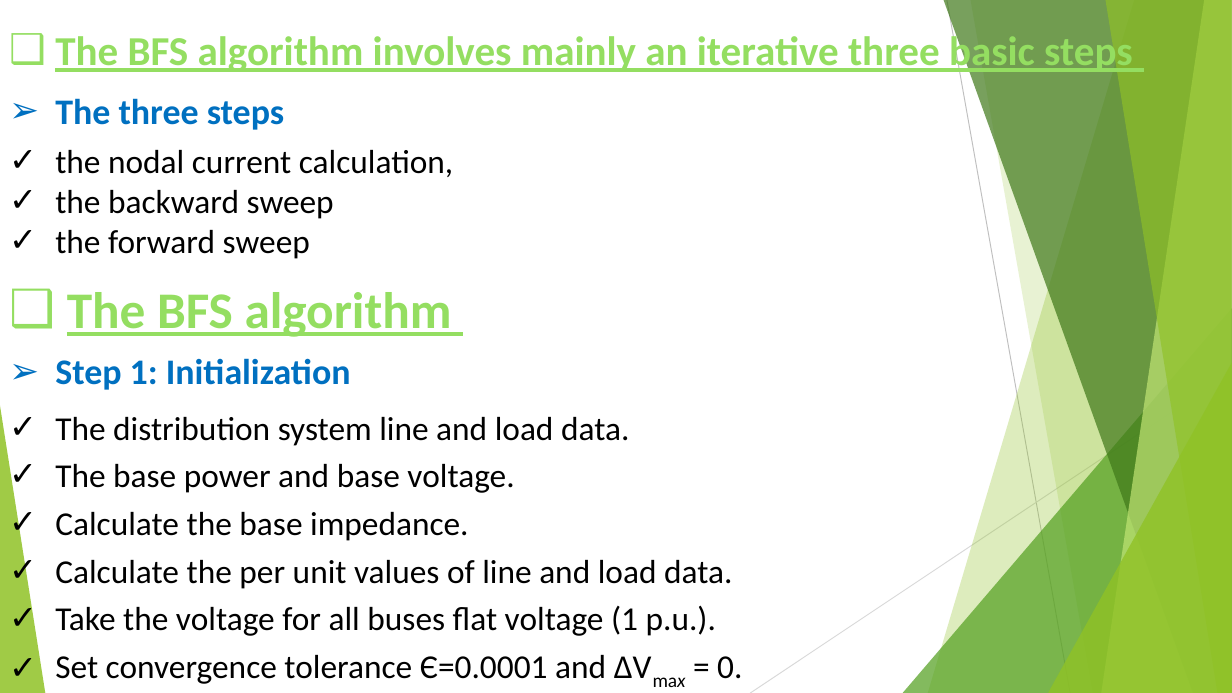
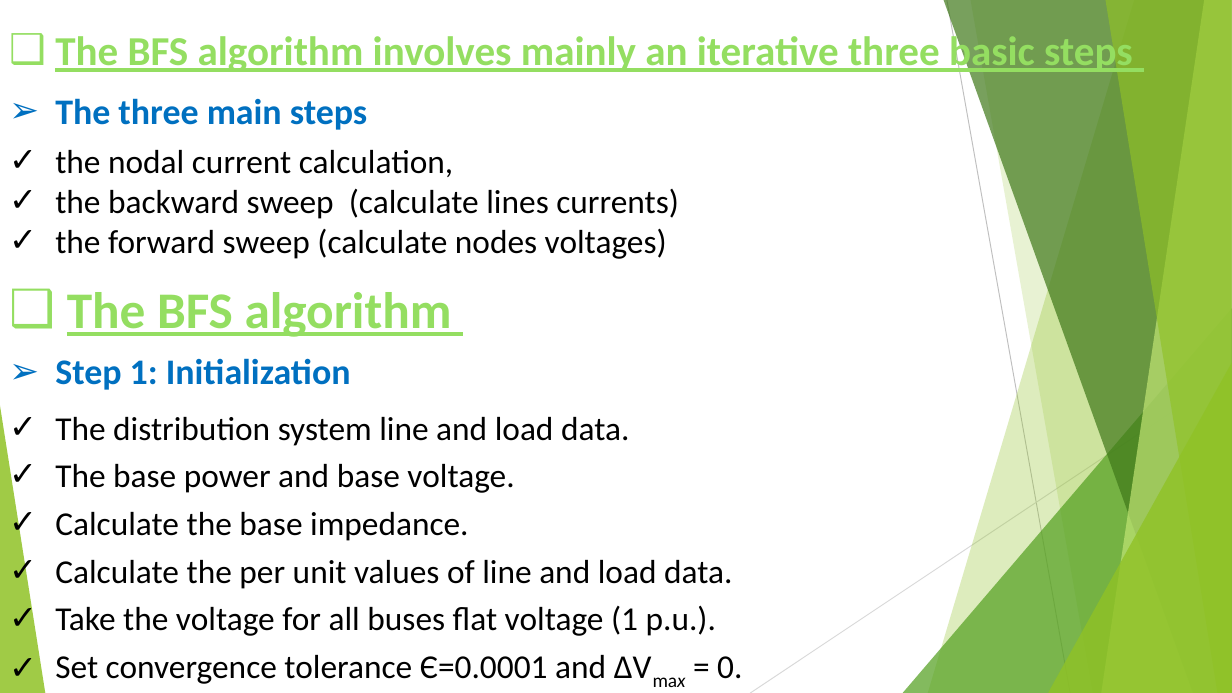
Before and after one commit to moustafashahin122/AOA-Graduation-Project-2022-, a slide deck: slide 68 of code/AOA_objects/results/grad_presentation/Presentation.pptx. Drawn at 1232x693 pixels with LibreOffice and Linux fonts; fonts in the diff are those of the drawing. Boxes give left, top, right and bottom in pixels: in the first picture for what was removed or moved away, otherwise in the second. Text is boxed around its words. In the diff, an @@ line names an element or a change of style, - is before the commit and + after.

```diff
--- a/code/AOA_objects/results/grad_presentation/Presentation.pptx
+++ b/code/AOA_objects/results/grad_presentation/Presentation.pptx
@@ text at (55,98,367,130): text changed @@
-➢ The three steps
+➢ The three main steps
@@ text at (55,188,679,259): text changed @@
-✓ the backward sweep
-✓ the forward sweep
+✓ the backward sweep (calculate lines currents)
+✓ the forward sweep (calculate nodes voltages)
```
Also in this commit, not shown: 3 other slides changed, 4 other files.
